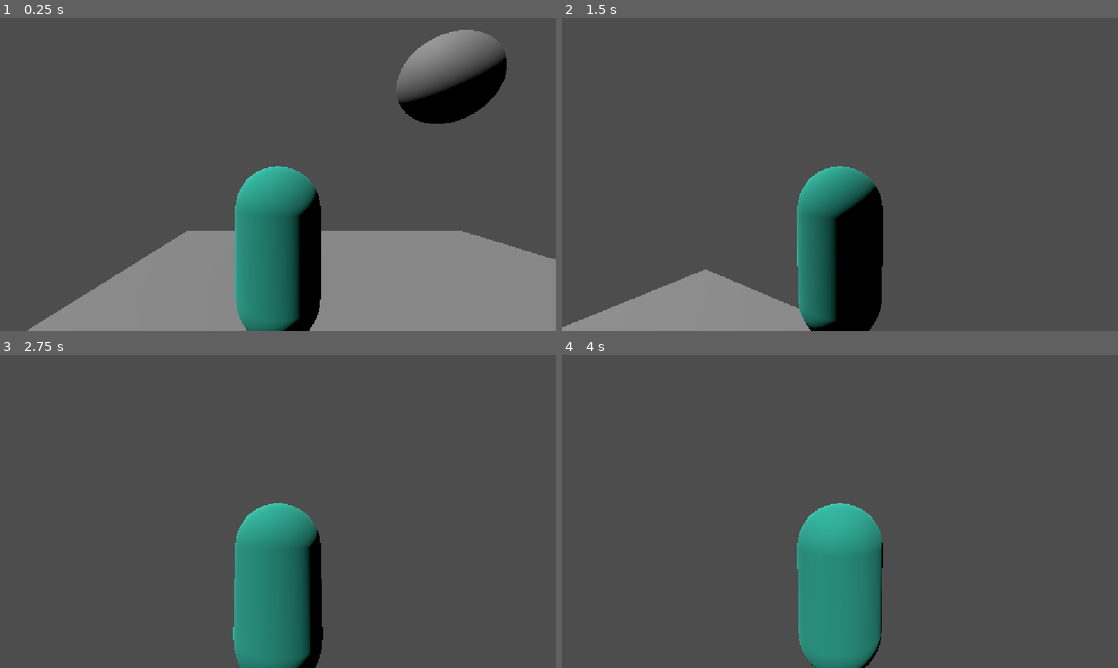
Above: before the commit, frames 1-4 (two rows, left to right).
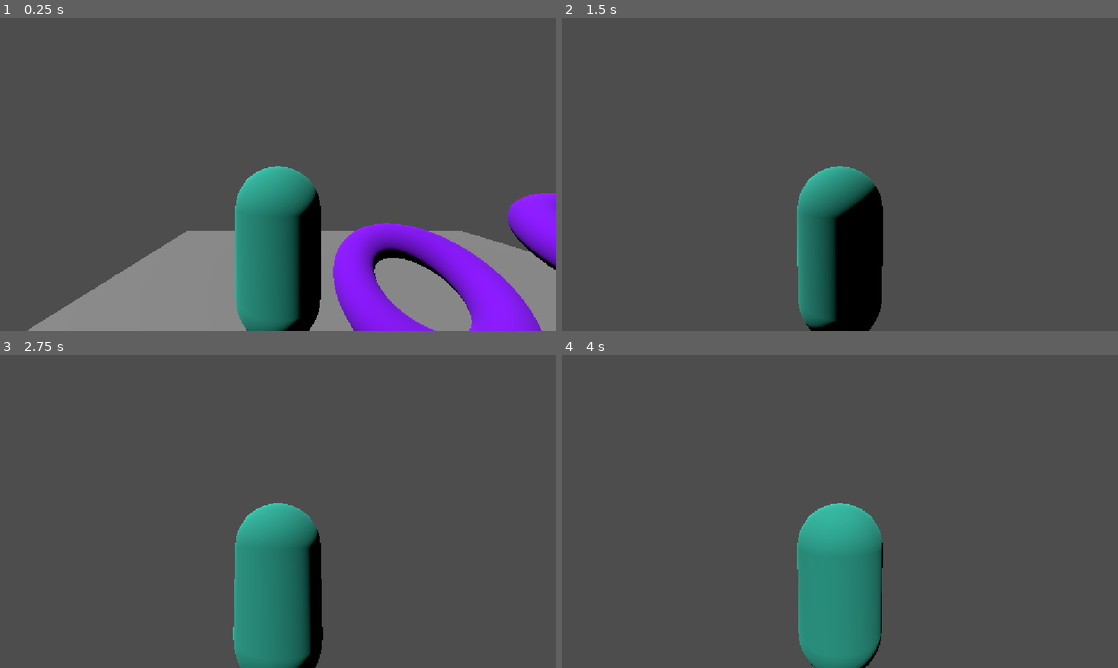
Above: after the commit, the same moments.

Repository: Foxsia/3Dplatformer
Game: Godot game, scene res://level_1.tscn
Same seed, same stepped clock (60 frames per second), same inputs: the game is played once before the commit and once after it.
Inputs (mouse positions are in pixels of both pictures, inside the frame that each line leads up to):
- Up to frame 1 (0.25 s): no input
- Up to frame 2 (1.5 s): move the mouse to (867, 174) at 0.52 s; hold Ctrl (sprint, bound only after the commit) 0.53-1.28 s; hold W (up) from 0.53 s (still down); tap Space (jump) at 0.77 s; move the mouse to (812, 174) at 1.27 s; tap Ctrl (sprint, bound only after the commit) at 1.35 s
- Up to frame 3 (2.75 s): keep holding W (up); tap Space (jump) at 1.52 s; move the mouse to (289, 505) at 2.02 s; hold Ctrl (sprint, bound only after the commit) from 2.03 s (still down)
- Up to frame 4 (4 s): keep holding W (up); tap Enter at 2.75 s; move the mouse to (834, 517) at 2.77 s; release Ctrl (sprint, bound only after the commit) at 2.78 s; tap Ctrl (sprint, bound only after the commit) at 2.85 s; tap Space (jump) at 3.02, 3.5, 3.77 s; move the mouse to (878, 514) at 3.52 s; hold Ctrl (sprint, bound only after the commit) from 3.53 s (still down)

The runs differ from the first frame. In frame 1, 12% of the frame differs, in the area x 59-100%, y 3-100%; in frame 2, 5.0%; in frame 3, less than 0.1%; in frame 4, less than 0.1%.

Commit message:
add ring collectible

Diff:
--- a/ball.tscn
+++ /dev/null
@@ -1,13 +0,0 @@
-[gd_scene format=3 uid="uid://c02lknfrknv3f"]
-
-[sub_resource type="SphereMesh" id="SphereMesh_urqp6"]
-
-[sub_resource type="SphereShape3D" id="SphereShape3D_5glgx"]
-
-[node name="Ball" type="RigidBody3D" unique_id=1323665573]
-
-[node name="MeshInstance3D" type="MeshInstance3D" parent="." unique_id=138182598]
-mesh = SubResource("SphereMesh_urqp6")
-
-[node name="CollisionShape3D" type="CollisionShape3D" parent="." unique_id=1656413838]
-shape = SubResource("SphereShape3D_5glgx")
--- a/level_1.tscn
+++ b/level_1.tscn
@@ -1,7 +1,7 @@
 [gd_scene format=3 uid="uid://dfblwaak7xqs1"]
 
-[ext_resource type="PackedScene" uid="uid://c02lknfrknv3f" path="res://ball.tscn" id="1_3hls8"]
 [ext_resource type="PackedScene" uid="uid://dqresirb884u7" path="res://player.tscn" id="2_hbghi"]
+[ext_resource type="PackedScene" uid="uid://dtnw8guevhw2r" path="res://ring.tscn" id="2_hn12h"]
 
 [sub_resource type="BoxMesh" id="BoxMesh_5glgx"]
 size = Vector3(10, 0.5, 10)
@@ -24,16 +24,16 @@
 [node name="DirectionalLight3D" type="DirectionalLight3D" parent="." unique_id=1174930809]
 transform = Transform3D(0.5956385, 0.63187957, -0.4959264, 0.13173604, 0.5321928, 0.8363112, 0.79237646, -0.56347054, 0.23375322, -6.7096343, 9.009928, 2.4747252)
 
-[node name="Balls" type="Node3D" parent="." unique_id=297355734]
-
-[node name="Ball" parent="Balls" unique_id=1323665573 instance=ExtResource("1_3hls8")]
-transform = Transform3D(1, 0, 0, 0, 1, 0, 0, 0, 1, 1.1463883, 6.4654055, 0)
-
-[node name="Ball2" parent="Balls" unique_id=586240562 instance=ExtResource("1_3hls8")]
-transform = Transform3D(1, 0, 0, 0, 1, 0, 0, 0, 1, -1.2206848, 5.4169135, 0)
-
-[node name="Ball3" parent="Balls" unique_id=1812901665 instance=ExtResource("1_3hls8")]
-transform = Transform3D(1, 0, 0, 0, 1, 0, 0, 0, 1, 0.30554867, 3.7642436, 0)
-
 [node name="Player" parent="." unique_id=2118992186 instance=ExtResource("2_hbghi")]
 transform = Transform3D(1, 0, 0, 0, 1, 0, 0, 0, 1, -1.6911082, 1.7858834, 0)
+
+[node name="Rings" type="Node3D" parent="." unique_id=1883530061]
+
+[node name="Ring" parent="Rings" unique_id=580698755 instance=ExtResource("2_hn12h")]
+transform = Transform3D(1, 0, 0, 0, 1, 0, 0, 0, 1, 2.4895697, 1.2130988, 0)
+
+[node name="Ring2" parent="Rings" unique_id=1938458914 instance=ExtResource("2_hn12h")]
+transform = Transform3D(1, 0, 0, 0, 1, 0, 0, 0, 1, 0, 0.7457123, 0)
+
+[node name="Ring3" parent="Rings" unique_id=1972673081 instance=ExtResource("2_hn12h")]
+transform = Transform3D(1, 0, 0, 0, 1, 0, 0, 0, 1, -4.2128057, 0.9502919, 3.0830774)
--- a/player.gd
+++ b/player.gd
@@ -4,6 +4,8 @@
 const SPEED = 5.0
 const JUMP_VELOCITY = 4.5
 var gravity = ProjectSettings.get_setting("physics/3d/default_gravity")
+var speed_multiplier = 1.0
+var is_running = false
 
 @onready var pivot = $CameraOrigin
 @onready var pitch = $CameraOrigin/CameraPitch
@@ -30,6 +32,13 @@
 	if Input.is_action_just_pressed("quit"):
 		get_tree().quit()
 
+	if Input.is_action_pressed("sprint"):
+		speed_multiplier = 2.0
+		is_running = true
+	else:
+		speed_multiplier = 1.0
+		is_running = false
+
 	var input_dir = Input.get_vector("left", "right", "up", "down")
 	var forward = -pivot.global_transform.basis.z
 	forward.y = 0
@@ -41,8 +50,8 @@
 
 	var direction = (right * input_dir.x - forward * input_dir.y).normalized()
 	if direction != Vector3.ZERO:
-		velocity.x = direction.x * SPEED
-		velocity.z = direction.z * SPEED
+		velocity.x = direction.x * SPEED * speed_multiplier
+		velocity.z = direction.z * SPEED * speed_multiplier
 
 		mesh.rotation.y = lerp_angle(
 			mesh.rotation.y,
--- a/player.tscn
+++ b/player.tscn
@@ -15,10 +15,16 @@
 [sub_resource type="StandardMaterial3D" id="StandardMaterial3D_6tslr"]
 albedo_color = Color(0, 0, 0, 1)
 
+[sub_resource type="CapsuleMesh" id="CapsuleMesh_urqp6"]
+
+[sub_resource type="StandardMaterial3D" id="StandardMaterial3D_0vgel"]
+albedo_color = Color(1, 0, 1, 1)
+
 [sub_resource type="CapsuleShape3D" id="CapsuleShape3D_urqp6"]
 radius = 0.5473633
 
 [node name="Player" type="CharacterBody3D" unique_id=2118992186]
+transform = Transform3D(1, 0, 0, 0, 1, 0, 0, 0, 1, 0, 1.0068095, 0)
 script = ExtResource("1_4flbx")
 
 [node name="BodyMesh" type="MeshInstance3D" parent="." unique_id=1281100342]
@@ -43,6 +49,11 @@
 mesh = SubResource("SphereMesh_urqp6")
 surface_material_override/0 = SubResource("StandardMaterial3D_6tslr")
 
+[node name="MeshInstance3D" type="MeshInstance3D" parent="BodyMesh" unique_id=28927554]
+transform = Transform3D(0.0045190044, -0.19994897, 0, 0.19994897, 0.0045190044, 0, 0, 0, 0.2, -0.0039554834, 0.18803215, -0.40519)
+mesh = SubResource("CapsuleMesh_urqp6")
+surface_material_override/0 = SubResource("StandardMaterial3D_0vgel")
+
 [node name="BodyCol" type="CollisionShape3D" parent="." unique_id=1940123732]
 transform = Transform3D(1, 0, 0, 0, 1, 0, 0, 0, 1, 0, -0.0074899197, 0)
 shape = SubResource("CapsuleShape3D_urqp6")
--- a/project.godot
+++ b/project.godot
@@ -52,6 +52,11 @@
 "events": [Object(InputEventKey,"resource_local_to_scene":false,"resource_name":"","device":-1,"window_id":0,"alt_press …(195 unchanged characters)…
 ]
 }
+sprint={
+"deadzone": 0.2,
+"events": [Object(InputEventKey,"resource_local_to_scene":false,"resource_name":"","device":-1,"window_id":0,"alt_pressed":false,"shift_pressed":false,"ctrl_pressed":false,"meta_pressed":false,"pressed":false,"keycode":0,"physical_keycode":4194326,"key_label":0,"unicode":0,"location":0,"echo":false,"script":null)
+]
+}
 
 [physics]
 
--- /dev/null
+++ b/ring.gd
@@ -0,0 +1,15 @@
+extends Area3D
+
+@export var rotation_speed = 2.0
+@onready var ring = $MeshInstance3D
+
+func _ready():
+	body_entered.connect(_on_body_entered)
+
+func _process(delta):
+	ring.rotate_x(rotation_speed * delta)
+
+func _on_body_entered(body):
+	if body is CharacterBody3D:
+		print("ring collected")
+		queue_free()
--- /dev/null
+++ b/ring.tscn
@@ -0,0 +1,23 @@
+[gd_scene format=3 uid="uid://dtnw8guevhw2r"]
+
+[ext_resource type="Script" uid="uid://b0eibe424x3ei" path="res://ring.gd" id="1_ln3uk"]
+
+[sub_resource type="TorusMesh" id="TorusMesh_0vgel"]
+
+[sub_resource type="StandardMaterial3D" id="StandardMaterial3D_523gj"]
+albedo_color = Color(0.5411765, 0, 1, 1)
+
+[sub_resource type="BoxShape3D" id="BoxShape3D_2wta4"]
+size = Vector3(2, 0.47668457, 1)
+
+[node name="Ring" type="Area3D" unique_id=1555783509]
+script = ExtResource("1_ln3uk")
+
+[node name="MeshInstance3D" type="MeshInstance3D" parent="." unique_id=53885017]
+transform = Transform3D(1, 0, 0, 0, 1, 0, 0, 0, 1, 0, 0.25395286, 0)
+mesh = SubResource("TorusMesh_0vgel")
+surface_material_override/0 = SubResource("StandardMaterial3D_523gj")
+
+[node name="CollisionShape3D" type="CollisionShape3D" parent="." unique_id=1144581758]
+transform = Transform3D(1, 0, 0, 0, 1, 0, 0, 0, 1, 0, 0.23723534, 0)
+shape = SubResource("BoxShape3D_2wta4")
Not shown, added: ring.gd.uid
